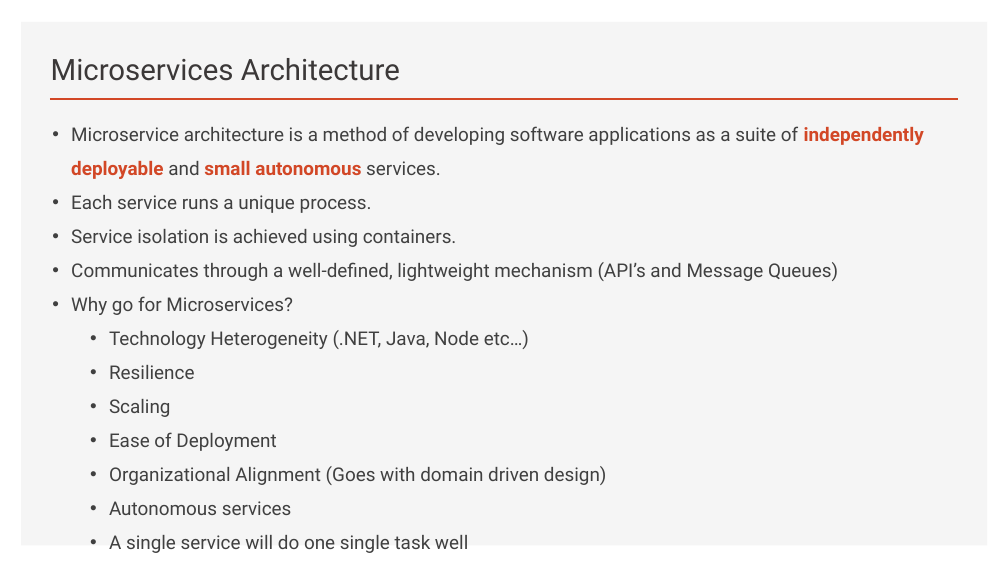
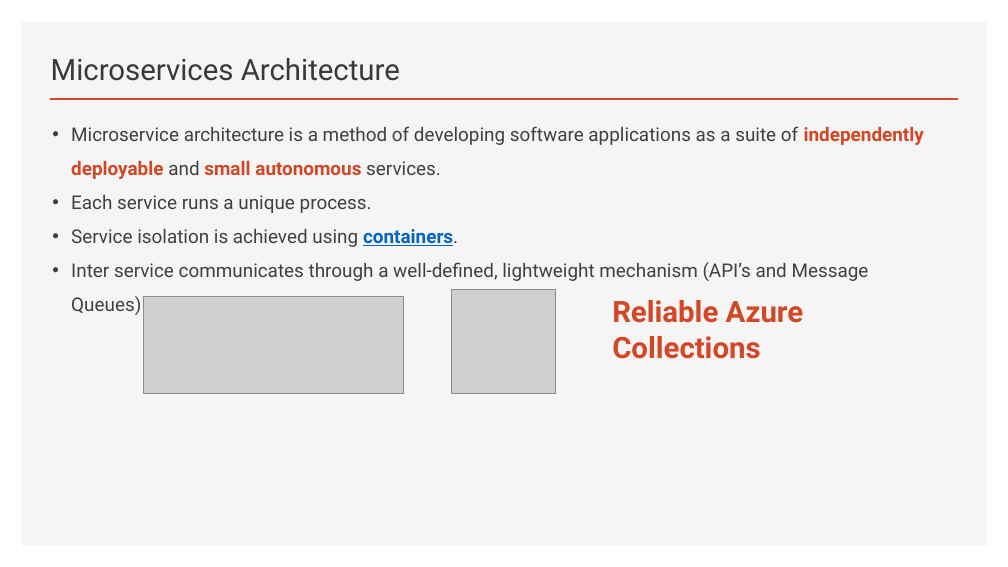
Before and after one commit to brianperera/EasyMaintain, a slide deck: slide 5 of Documents/MicroServices.pptx. Drawn at 1008x567 pixels with LibreOffice and Linux fonts; fonts in the diff are those of the drawing; grey boxes stand for pictures. Boxes give left, top, right and bottom in pixels: in the first picture for what was removed or moved away, otherwise in the second. Text is boxed around its words. In the diff, an @@ line names an element or a change of style, - is before the commit and + after.

```diff
--- a/Documents/MicroServices.pptx
+++ b/Documents/MicroServices.pptx
@@ text at (71, 229, 458, 247): text colour #404040 to #0563C1, bold on, underline on in "containers." @@
@@ text at (71, 262, 869, 315): text changed @@
-• Communicates through a well-defined, lightweight mechanism (API’s and Message Queues)
-• Why go for Microservices?
-  • Technology Heterogeneity (.NET, Java, Node etc…)
-  • Resilience
-  • Scaling
-  • Ease of Deployment
-  • Organizational Alignment (Goes with domain driven design)
-  • Autonomous services
-  • A single service will do one single task well
+• Inter service communicates through a well-defined, lightweight mechanism (API’s and Message Queues)
@@ picture added at (144, 296, 404, 393) @@
@@ picture added at (451, 290, 555, 393) @@
@@ text added at (612, 300, 804, 359), 28 pt, text #D24726, bold @@
+Reliable Azure Collections
```
Also in this commit, not shown: 8 other slides changed, 6 slides added, 1 slide removed.
